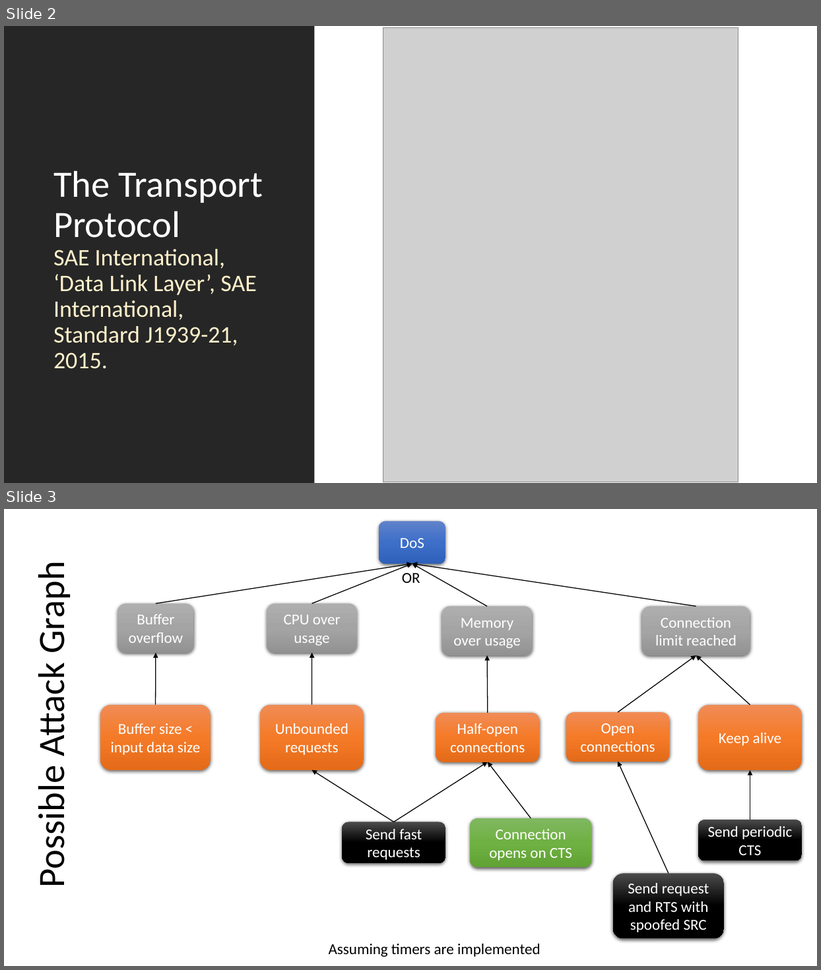
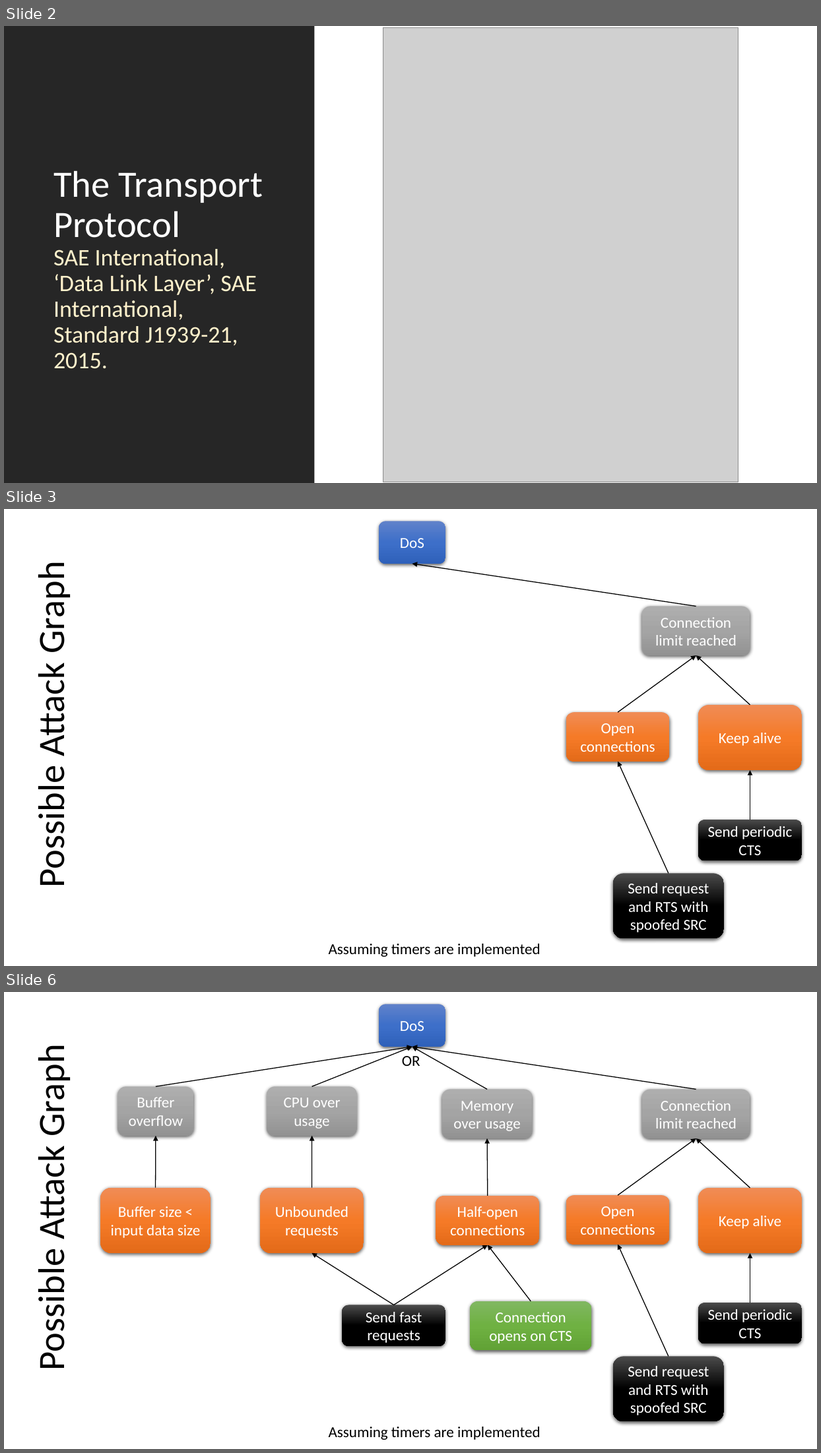
Before and after one commit to CowBoy4mH3LL/J1939_21_Transport_Vuln_POC, a slide deck: Presentation.pptx. Shown one above the other, each under a label of ours: slides 2 and 3 before the commit, slides 2, 3 and 6 after it; the slides between them are not shown. The pictures are 821x970 and 821x1453 pixels, drawn with LibreOffice and Linux fonts; fonts in the diff are those of the drawing; grey boxes stand for pictures. Boxes give left, top, right and bottom in pixels: in the first picture for what was removed or moved away, otherwise in the second. Text is boxed around its words. In the diff, an @@ line names an element or a change of style, - is before the commit and + after.

```diff
--- a/Presentation.pptx
+++ b/Presentation.pptx
@@ slide 3 added at [4, 509, 817, 966], background #FFFFFF @@
@@ rounded rectangle added at [379, 521, 446, 564], fill gradient #6183CB to #3E70CA to #3062BB, 18 pt, text #FFFFFF @@
+DoS
@@ arrow added from (696, 607) to (412, 564), #000000 1 pt @@
@@ title added at [28, 570, 74, 885], 44 pt, text #000000 @@
+Possible Attack Graph
@@ rounded rectangle added at [642, 607, 750, 656], fill gradient #AFAFAF to #A5A5A5 to #939393, 18 pt, text #FFFFFF @@
+Connection limit reached
@@ arrow added from (618, 712) to (696, 656), #000000 1 pt @@
@@ arrow added from (750, 705) to (696, 656), #000000 1 pt @@
@@ rounded rectangle added at [699, 705, 803, 770], fill gradient #F18C57 to #F67B28 to #E56C19, 18 pt, text #FFFFFF @@
+Keep alive
@@ rounded rectangle added at [566, 712, 670, 762], fill gradient #F18C57 to #F67B28 to #E56C19, 18 pt, text #FFFFFF @@
+Open connections
@@ arrow added from (669, 874) to (618, 762), #000000 1 pt @@
@@ arrow added from (750, 820) to (750, 770), #000000 1 pt @@
@@ rounded rectangle added at [699, 820, 803, 861], fill gradient #4B4B4B to #000000, 18 pt, text #FFFFFF @@
+Send periodic CTS
@@ rounded rectangle added at [613, 874, 725, 939], fill gradient #4B4B4B to #000000, 18 pt, text #FFFFFF @@
+Send request and RTS with spoofed SRC
@@ text added at [329, 944, 541, 957], 18 pt, text #000000 @@
+Assuming timers are implemented
@@ what was slide 3 is now slide 6 @@
```
Also in this commit, not shown: 2 other slides added, 7 other files.
